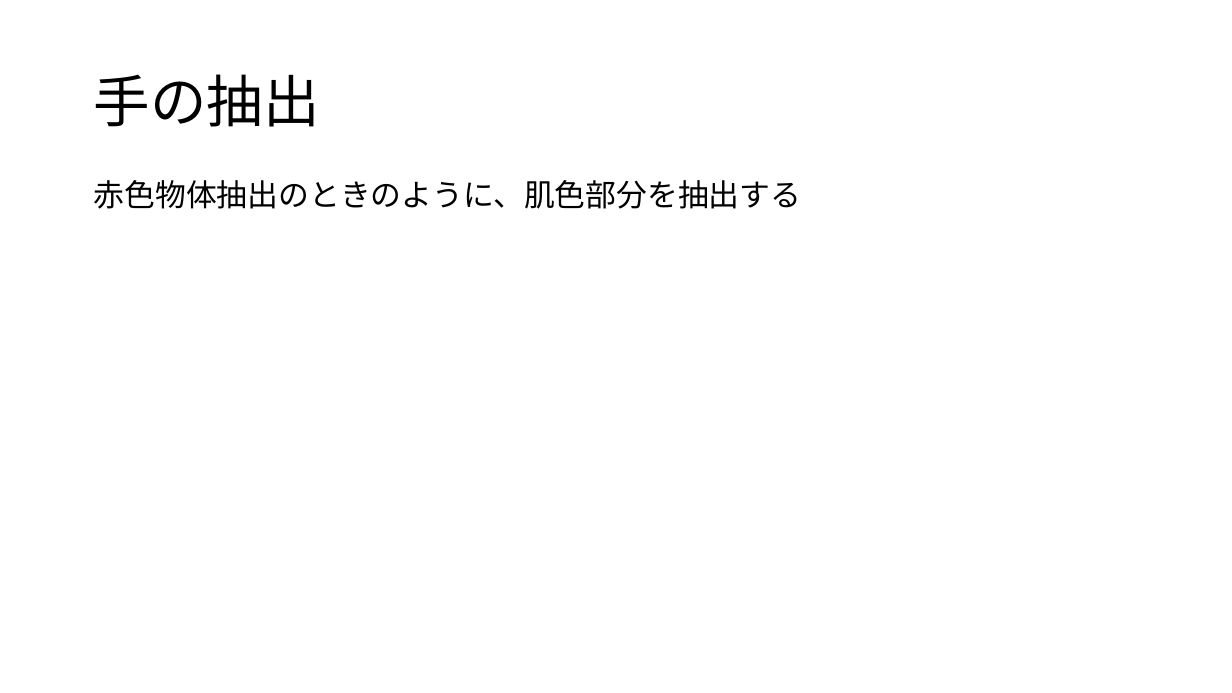
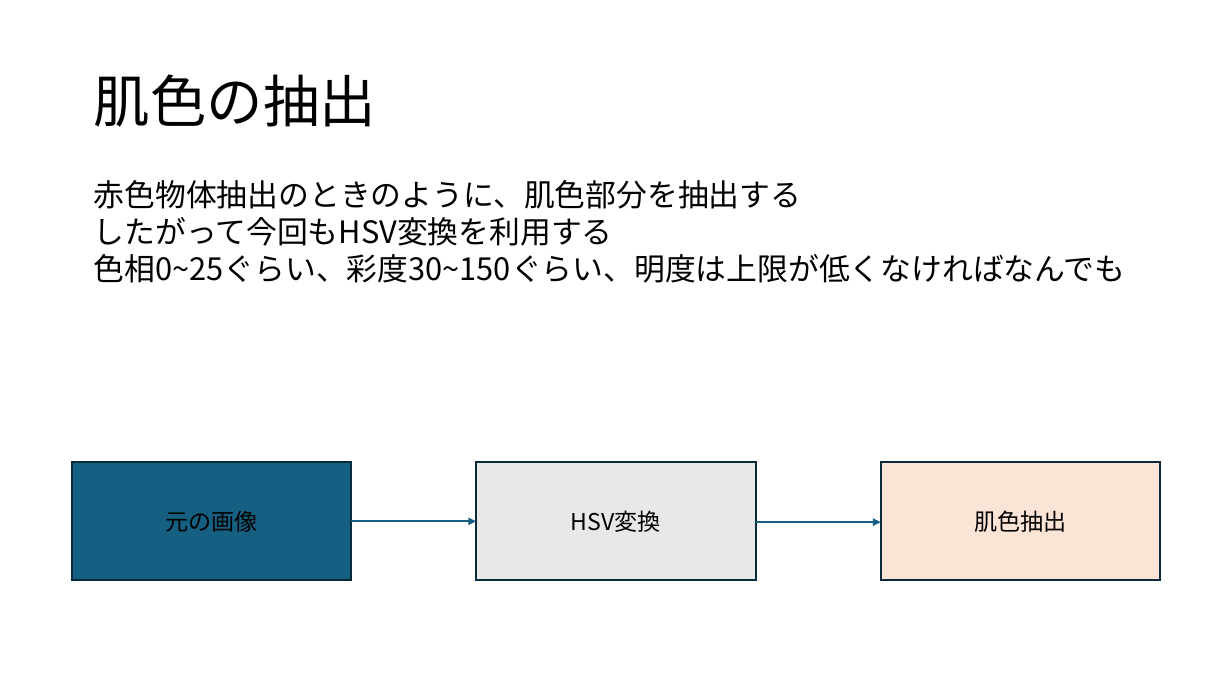
Before and after one commit to Ebichan610/univ_prog_experiment_project, a slide deck: slide 2 of python/ex9/2412747_kadai9.pptx. Drawn at 1232x693 pixels with LibreOffice and Linux fonts; fonts in the diff are those of the drawing. Boxes give left, top, right and bottom in pixels: in the first picture for what was removed or moved away, otherwise in the second. Text is boxed around its words. In the diff, an @@ line names an element or a change of style, - is before the commit and + after.

```diff
--- a/python/ex9/2412747_kadai9.pptx
+++ b/python/ex9/2412747_kadai9.pptx
@@ title at [94,74,376,127]: text changed @@
-手の抽出
+肌色の抽出
@@ text at [94,217,1126,283]: paragraphs added @@
+したがって今回もHSV変換を利用する
+色相0~25ぐらい、彩度30~150ぐらい、明度は上限が低くなければなんでも
@@ rectangle added at [71,462,351,580], fill #156082, outline #092A39 1.5 pt, 18 pt, text #000000 @@
+元の画像
@@ rectangle added at [476,462,756,580], fill #E8E8E8, outline #092A39 1.5 pt, 18 pt, text #000000 @@
+HSV変換
@@ rectangle added at [881,462,1161,580], fill #FBE3D6, outline #092A39 1.5 pt, 18 pt, text #000000 @@
+肌色抽出
@@ arrow added from (351, 521) to (476, 521), #156082 1.5 pt @@
@@ arrow added from (756, 522) to (881, 522), #156082 1.5 pt @@
```
Also in this commit, not shown: 1 other slide changed, 2 slides added, 1 slide removed, 4 other files.
